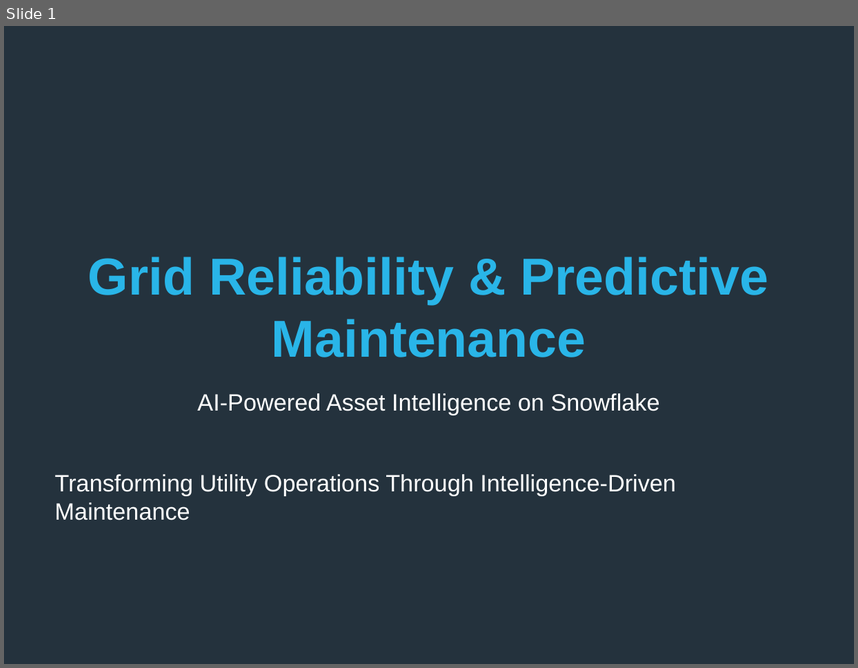
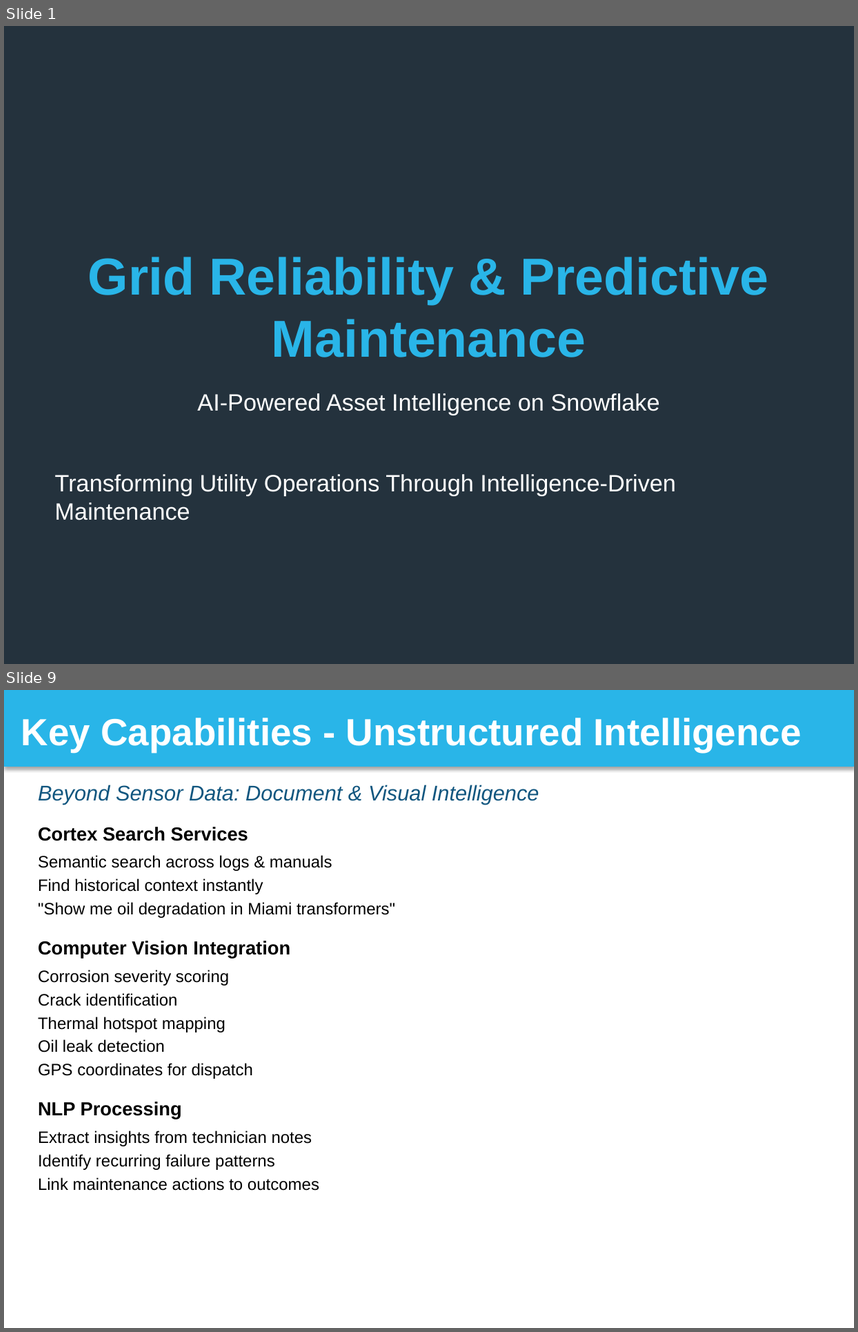
Before and after one commit to sfc-gh-srsubramanian/Utilities-GridReliability-PredictiveMaintenance, a slide deck: solution_presentation/Grid_Reliability_Snowflake_Presentation.pptx. Shown one above the other, each under a label of ours: slide 1 before the commit, slides 1 and 9 after it; the slides between them are not shown. The pictures are 858x668 and 858x1332 pixels, drawn with LibreOffice and Linux fonts; fonts in the diff are those of the drawing. Boxes give left, top, right and bottom in pixels: in the first picture for what was removed or moved away, otherwise in the second. Text is boxed around its words. In the diff, an @@ line names an element or a change of style, - is before the commit and + after.

Commit message:
Presentation: Update to complete 30-slide deck
Replaced 5-slide demo with complete presentation:
- All 26 main slides (title through thank you)
- 4 appendix slides (ML details, data model, integration, cost)
- Total: 30 professionally formatted slides
- Snowflake brand colors throughout
- Ready to import to Google Slides

Content covers:
✅ Problem statement (slides 2-3)
✅ Solution overview (slides 4-11)
✅ Business impact (slides 12-13)
✅ Use cases (slides 14-16)
✅ Technical details (slides 17-19)
✅ Differentiators & success story (slides 20-21)
✅ Demo & next steps (slides 22-24)
✅ Q&A & closing (slides 25-26)
✅ Technical appendix (A-D)

File size: 73KB (optimized for upload)

```diff
--- a/solution_presentation/Grid_Reliability_Snowflake_Presentation.pptx
+++ b/solution_presentation/Grid_Reliability_Snowflake_Presentation.pptx
@@ slide 9 added at bbox=[4, 690, 854, 1328], background #FFFFFF @@
@@ rectangle added at bbox=[4, 690, 854, 767], fill #29B5E8, 32 pt, text #FFFFFF, bold @@
+Key Capabilities - Unstructured Intelligence
@@ text added at bbox=[38, 785, 539, 804], 18 pt, text #11567F, italic @@
+Beyond Sensor Data: Document & Visual Intelligence
@@ text added at bbox=[38, 827, 395, 1190], 14 pt, text #000000 @@
+Cortex Search Services
+Semantic search across logs & manuals
+Find historical context instantly
+"Show me oil degradation in Miami transformers"
+Computer Vision Integration
+Corrosion severity scoring
+Crack identification
+Thermal hotspot mapping
+Oil leak detection
+GPS coordinates for dispatch
+NLP Processing
+Extract insights from technician notes
+Identify recurring failure patterns
+Link maintenance actions to outcomes
```
Also in this commit, not shown: 4 slides changed, 24 other slides added.
